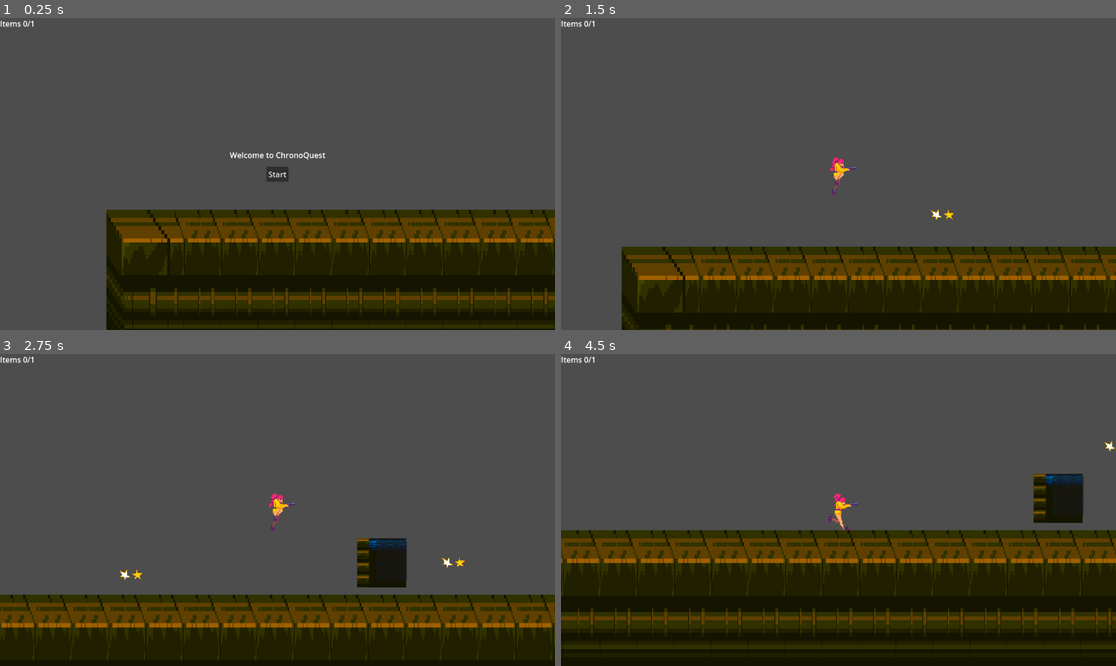
Above: before the commit, frames 1-4 (two rows, left to right).
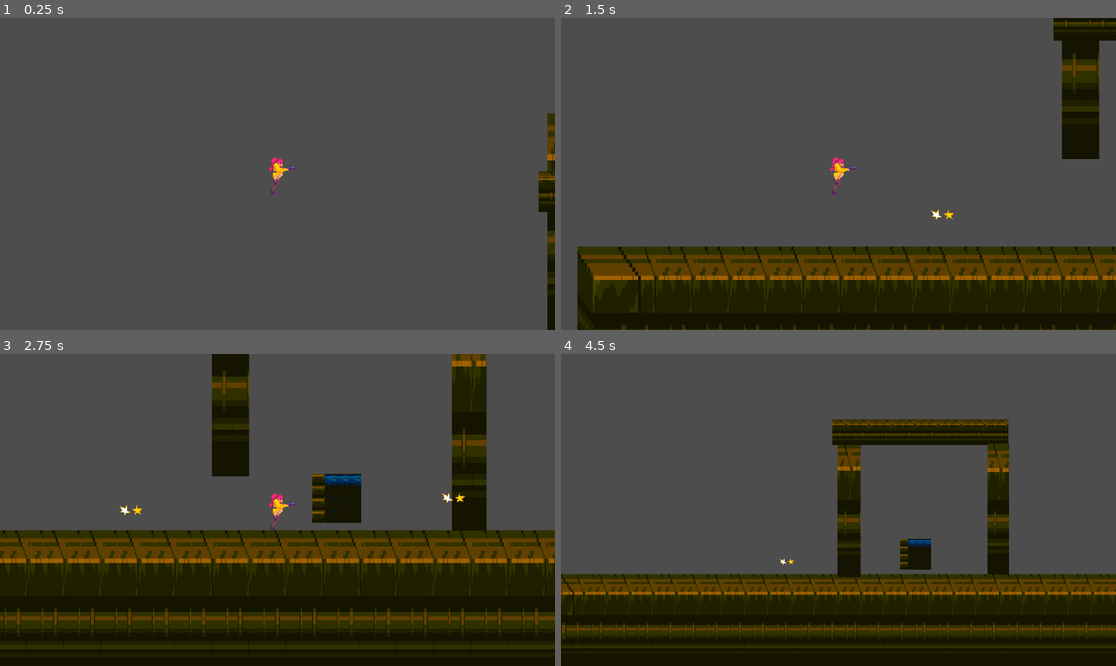
Above: after the commit, the same moments.

Repository: NickYoungren/ChronoQuest
Game: Godot game, scene res://scenes/world.tscn
Same seed, same stepped clock (60 frames per second), same inputs: the game is played once before the commit and once after it.
Inputs (mouse positions are in pixels of both pictures, inside the frame that each line leads up to):
- Up to frame 1 (0.25 s): no input
- Up to frame 2 (1.5 s): click (838, 174) at 0.5 s, where only the run before the commit has a clickable "Start"; tap Enter (ui_accept) at 1.25 s; hold Right (ui_right) from 1.28 s (still down); hold S (shoot) from 1.28 s (still down)
- Up to frame 3 (2.75 s): keep holding Right (ui_right); tap Enter (ui_accept) at 1.52, 2.27 s; release S (shoot) at 2.03 s; tap R (rewind) at 2.1 s; tap S (shoot) at 2.3 s
- Up to frame 4 (4.5 s): release Right (ui_right) at 2.78 s; hold Left (ui_left) 2.78-3.53 s; hold S (shoot) 2.78-3.53 s; hold Right (ui_right) from 3.53 s (still down); tap S (shoot) at 3.6 s; tap Enter (ui_accept) at 3.77 s; hold S (shoot) from 4.28 s (still down); tap R (rewind) at 4.35 s

The runs differ from the first frame. In frame 1, 32% of the frame differs, in the area x 0-100%, y 0-100%; in frame 2, 8.8%; in frame 3, 37%, in the area x 0-100%, y 0-98%; in frame 4, 30%.

Commit message:
added trap room

Diff:
--- a/Player/Player.gd
+++ b/Player/Player.gd
@@ -15,13 +15,7 @@
 @export var orb : PackedScene
 @export var bullet : PackedScene
 
-signal death()
-signal victory()
 
-func start(pos):
-	position = pos
-	show()
-	$CollisionShape2D.disabled = false
 func rewind():
 	if rew == false:
 		b = orb.instantiate()
@@ -35,7 +29,7 @@
 
 func shoot():
 	#add animation?
-	#anim.play("Shoot")
+	anim.play("shoot")
 	bul = bullet.instantiate()
 	bul.setDir(flipped)
 	owner.add_child(bul)
@@ -50,9 +44,8 @@
 	if Input.is_action_just_pressed("rewind"):
 		rewind()
 	if Input.is_action_just_pressed("shoot"):
+		print("shoot")
 		shoot()
-	if Input.is_action_just_pressed('reset_level'):
-		reset_level()
 	# Add the gravity.
 	if not is_on_floor():
 		velocity.y += gravity * delta
@@ -84,16 +77,10 @@
 
 	move_and_slide()
 
-#currently the respawn button is Q
-func handleRespawn():
-	global_position = Vector2(166,379)
 
-func reset_level():
-	handleRespawn()
+func _on_area_2d_body_entered(body: Node2D) -> void:
+	self.queue_free() #deletes the player from existence
 
-func _on_trap_body_entered(body: Node2D) -> void:
-	death.emit()
-	handleRespawn()
 
-func _on_win_body_entered(body: Node2D) -> void:
-	victory.emit()
+func _on_sensor_body_entered(body: Node2D) -> void:
+	print("sensor tripped")
--- a/Player/Player.tscn
+++ b/Player/Player.tscn
@@ -16,6 +16,7 @@
 [ext_resource type="Texture2D" uid="uid://bvcjxkuhvbjcr" path="res://Assets/Sewers pack files/Sewers pack files/Sprites/Player/run/run4.png" id="14_t5s1o"]
 [ext_resource type="Texture2D" uid="uid://cncfls13oasjl" path="res://Assets/Sewers pack files/Sewers pack files/Sprites/Player/run/run5.png" id="15_auiog"]
 [ext_resource type="Texture2D" uid="uid://bsgshdr63p60w" path="res://Assets/Sewers pack files/Sewers pack files/Sprites/Player/run/run6.png" id="16_jl1on"]
+[ext_resource type="Texture2D" uid="uid://dxicwva4ww0wg" path="res://Assets/Sewers pack files/Sewers pack files/Sprites/Player/shoot.png" id="17_gf603"]
 
 [sub_resource type="CapsuleShape2D" id="CapsuleShape2D_va3pr"]
 height = 54.0
@@ -89,6 +90,14 @@
 }],
 "loop": true,
 "name": &"Run",
+"speed": 5.0
+}, {
+"frames": [{
+"duration": 1.0,
+"texture": ExtResource("17_gf603")
+}],
+"loop": true,
+"name": &"shoot",
 "speed": 5.0
 }]
 
--- a/project.godot
+++ b/project.godot
@@ -41,11 +41,6 @@
 "events": [Object(InputEventKey,"resource_local_to_scene":false,"resource_name":"","device":-1,"window_id":0,"alt_pressed":false,"shift_pressed":false,"ctrl_pressed":false,"meta_pressed":false,"pressed":false,"keycode":0,"physical_keycode":83,"key_label":0,"unicode":115,"echo":false,"script":null)
 ]
 }
-reset_level={
-"deadzone": 0.5,
-"events": [Object(InputEventKey,"resource_local_to_scene":false,"resource_name":"","device":-1,"window_id":0,"alt_pressed":false,"shift_pressed":false,"ctrl_pressed":false,"meta_pressed":false,"pressed":false,"keycode":0,"physical_keycode":81,"key_label":0,"unicode":113,"echo":false,"script":null)
-]
-}
 
 [rendering]
 
--- /dev/null
+++ b/scenes/room.gd
@@ -0,0 +1,23 @@
+extends StaticBody2D
+
+
+# Called when the node enters the scene tree for the first time.
+func _ready():
+	pass # Replace with function body.
+
+
+# Called every frame. 'delta' is the elapsed time since the previous frame.
+func _process(delta):
+	pass
+	#var playerpos = get_parent().get_node("Player").position
+	#print(str(playerpos) + "\n")
+
+
+
+
+
+func _on_sensor_body_entered(body):
+	var door = get_node("door")
+	var tween = get_tree().create_tween().set_process_mode(Tween.TWEEN_PROCESS_PHYSICS)
+	tween.set_loops().set_parallel(false)
+	tween.tween_property(door, "position", Vector2(0, 120), 0.5)
--- a/scenes/world.tscn
+++ b/scenes/world.tscn
@@ -1,18 +1,16 @@
-[gd_scene load_steps=24 format=3 uid="uid://bh75dl0kcwri5"]
-
-[ext_resource type="Script" path="res://scenes/world.gd" id="1_32wlg"]
+[gd_scene load_steps=26 format=3 uid="uid://bh75dl0kcwri5"]
+
 [ext_resource type="PackedScene" uid="uid://cknaqrmajfvur" path="res://Player/Player.tscn" id="1_s32k6"]
-[ext_resource type="Script" path="res://scenes/HUD.gd" id="1_tbahe"]
-[ext_resource type="PackedScene" path="res://scenes/orb.tscn" id="2_f5gu4"]
+[ext_resource type="PackedScene" uid="uid://bsq35ejpajq2l" path="res://scenes/orb.tscn" id="2_f5gu4"]
 [ext_resource type="Theme" uid="uid://c724pqlra8477" path="res://themes/middle.tres" id="2_seall"]
 [ext_resource type="Theme" uid="uid://b8cisbgf5884q" path="res://themes/left.tres" id="3_r485o"]
-[ext_resource type="PackedScene" path="res://scenes/bullet.tscn" id="3_y1f5v"]
+[ext_resource type="PackedScene" uid="uid://by4kypdlorkkv" path="res://scenes/bullet.tscn" id="3_y1f5v"]
 [ext_resource type="Theme" uid="uid://c353f3fjccowq" path="res://themes/right.tres" id="4_jsd7v"]
 [ext_resource type="Texture2D" uid="uid://bgpa3t6qb47e2" path="res://Assets/Sewers pack files/Sewers pack files/Sprites/Front-water/front-water1.png" id="6_vp07e"]
 [ext_resource type="Texture2D" uid="uid://b4twv4r22y286" path="res://Assets/Sewers pack files/Sewers pack files/Environment Layers/back.png" id="7_a5x21"]
 [ext_resource type="Texture2D" uid="uid://bv03v6p7tku0w" path="res://Assets/Sewers pack files/Sewers pack files/Environment Layers/front.png" id="8_tebar"]
 [ext_resource type="Texture2D" uid="uid://cyxgpvphrrkry" path="res://Assets/Sewers pack files/Sewers pack files/Environment Layers/tileset.png" id="9_4vx2v"]
-[ext_resource type="Script" path="res://scenes/SpawnLocation.gd" id="11_5md1d"]
+[ext_resource type="Script" path="res://scenes/room.gd" id="11_l4hjk"]
 
 [sub_resource type="RectangleShape2D" id="RectangleShape2D_qg165"]
 size = Vector2(1153.5, 186)
@@ -22,6 +20,12 @@
 
 [sub_resource type="RectangleShape2D" id="RectangleShape2D_lrgbk"]
 size = Vector2(68.75, 469)
+
+[sub_resource type="RectangleShape2D" id="RectangleShape2D_wpntf"]
+size = Vector2(39, 52)
+
+[sub_resource type="RectangleShape2D" id="RectangleShape2D_kvffn"]
+size = Vector2(20, 58)
 
 [sub_resource type="TileSetAtlasSource" id="TileSetAtlasSource_1heff"]
 texture = ExtResource("6_vp07e")
@@ -469,71 +473,30 @@
 sources/2 = SubResource("TileSetAtlasSource_yq1k6")
 sources/3 = SubResource("TileSetAtlasSource_y2yid")
 
-[sub_resource type="RectangleShape2D" id="RectangleShape2D_wpntf"]
-size = Vector2(52.55, 77)
-
-[sub_resource type="RectangleShape2D" id="RectangleShape2D_kvffn"]
-size = Vector2(20, 58)
-
-[node name="Level1" type="Node2D"]
-script = ExtResource("1_32wlg")
-
-[node name="HUD" type="CanvasLayer" parent="."]
-script = ExtResource("1_tbahe")
-
-[node name="numItems" type="Label" parent="HUD"]
-offset_right = 86.0
-offset_bottom = 23.0
-size_flags_horizontal = 0
-size_flags_vertical = 0
-text = "Items 0/1
-"
-
-[node name="startButton" type="Button" parent="HUD"]
-anchors_preset = 8
-anchor_left = 0.5
-anchor_top = 0.5
-anchor_right = 0.5
-anchor_bottom = 0.5
-offset_left = -4.0
-offset_top = -4.0
-offset_right = 4.0
-offset_bottom = 4.0
-grow_horizontal = 2
-grow_vertical = 2
-text = "Start
-"
-
-[node name="message" type="Label" parent="HUD"]
-anchors_preset = 8
-anchor_left = 0.5
-anchor_top = 0.5
-anchor_right = 0.5
-anchor_bottom = 0.5
-offset_left = -99.5
-offset_top = -50.685
-offset_right = 99.5
-offset_bottom = -27.685
-grow_horizontal = 2
-grow_vertical = 2
-size_flags_horizontal = 3
-size_flags_vertical = 6
-text = "Welcome to ChronoQuest
-"
-horizontal_alignment = 1
-autowrap_mode = 2
-
-[node name="messageTimer" type="Timer" parent="HUD"]
-one_shot = true
+[sub_resource type="RectangleShape2D" id="RectangleShape2D_ea8lu"]
+size = Vector2(44.75, 274.5)
+
+[sub_resource type="RectangleShape2D" id="RectangleShape2D_wsy6o"]
+size = Vector2(365, 49)
+
+[sub_resource type="RectangleShape2D" id="RectangleShape2D_vjrox"]
+size = Vector2(44, 269.75)
+
+[sub_resource type="RectangleShape2D" id="RectangleShape2D_c00f4"]
+size = Vector2(24.5, 105.5)
+
+[node name="World" type="Node2D"]
 
 [node name="Player" parent="." instance=ExtResource("1_s32k6")]
+position = Vector2(224, 107)
+
+[node name="orb" parent="Player" instance=ExtResource("2_f5gu4")]
 visible = false
-position = Vector2(167, 378)
-
-[node name="orb" parent="Player" instance=ExtResource("2_f5gu4")]
-position = Vector2(270, -229)
+position = Vector2(314, -66)
 
 [node name="bullet" parent="Player" instance=ExtResource("3_y1f5v")]
+visible = false
+position = Vector2(40, -18)
 
 [node name="StaticBody2D" type="StaticBody2D" parent="."]
 
@@ -570,38 +533,73 @@
 offset_bottom = 197.0
 theme = ExtResource("4_jsd7v")
 
+[node name="StaticBody2D2" type="StaticBody2D" parent="."]
+
+[node name="CollisionShape2D" type="CollisionShape2D" parent="StaticBody2D2"]
+position = Vector2(742.5, 417)
+shape = SubResource("RectangleShape2D_wpntf")
+
+[node name="Panel" type="Panel" parent="StaticBody2D2/CollisionShape2D"]
+offset_left = -20.0
+offset_top = -26.0
+offset_right = 20.0
+offset_bottom = 27.0
+
+[node name="Area2D" type="Area2D" parent="StaticBody2D2"]
+
+[node name="CollisionShape2D" type="CollisionShape2D" parent="StaticBody2D2/Area2D"]
+position = Vector2(711, 415)
+shape = SubResource("RectangleShape2D_kvffn")
+
 [node name="TileMap" type="TileMap" parent="."]
 tile_set = SubResource("TileSet_508vb")
 format = 2
 layer_0/tile_data = PackedInt32Array(1638445, 65539, 2, 1703981, 65539, 2, 1769517, 65539, 2, 1769518, 65539, 2, 170398 …(228 unchanged characters)…
 
-[node name="SpawnLocation" type="Marker2D" parent="."]
-position = Vector2(166, 379)
-script = ExtResource("11_5md1d")
-
-[node name="win" type="Area2D" parent="."]
-position = Vector2(4.89, 0)
-
-[node name="target" type="CollisionShape2D" parent="win"]
-position = Vector2(744.11, 412)
-shape = SubResource("RectangleShape2D_wpntf")
-
-[node name="Panel" type="Panel" parent="win/target"]
-offset_left = -20.0
+[node name="room" type="StaticBody2D" parent="."]
+position = Vector2(721, 263)
+script = ExtResource("11_l4hjk")
+
+[node name="door" type="AnimatableBody2D" parent="room"]
+
+[node name="CollisionShape2D" type="CollisionShape2D" parent="room/door"]
+position = Vector2(-125.375, -60.75)
+shape = SubResource("RectangleShape2D_ea8lu")
+
+[node name="Panel" type="Panel" parent="room/door"]
+offset_left = -147.0
+offset_top = -202.0
+offset_right = -99.0
+offset_bottom = 80.0
+theme = ExtResource("2_seall")
+
+[node name="CollisionShape2D" type="CollisionShape2D" parent="room"]
+position = Vector2(26, -101)
+shape = SubResource("RectangleShape2D_wsy6o")
+
+[node name="Panel" type="Panel" parent="room/CollisionShape2D"]
+offset_left = -184.0
 offset_top = -26.0
-offset_right = 20.0
+offset_right = 182.0
 offset_bottom = 27.0
-
-[node name="trap" type="Area2D" parent="."]
-
-[node name="CollisionShape2D" type="CollisionShape2D" parent="trap"]
-position = Vector2(711, 414)
-shape = SubResource("RectangleShape2D_kvffn")
-
-[connection signal="start_game" from="HUD" to="." method="_on_hud_start_game"]
-[connection signal="pressed" from="HUD/startButton" to="HUD" method="_on_start_button_pressed"]
-[connection signal="death" from="Player" to="." method="_on_player_death"]
-[connection signal="victory" from="Player" to="." method="_on_player_victory"]
-[connection signal="body_entered" from="win" to="Player" method="_on_win_body_entered"]
-[connection signal="body_entered" from="trap" to="Player" method="_on_trap_body_entered"]
-[connection signal="body_entered" from="trap" to="SpawnLocation" method="_on_area_2d_body_entered"]
+theme = ExtResource("2_seall")
+
+[node name="CollisionShape2D2" type="CollisionShape2D" parent="room"]
+position = Vector2(188, 58.875)
+shape = SubResource("RectangleShape2D_vjrox")
+
+[node name="Panel" type="Panel" parent="room/CollisionShape2D2"]
+offset_left = -24.0
+offset_top = -136.0
+offset_right = 21.0
+offset_bottom = 136.0
+theme = ExtResource("2_seall")
+
+[node name="sensor" type="Area2D" parent="room"]
+
+[node name="CollisionShape2D" type="CollisionShape2D" parent="room/sensor"]
+position = Vector2(-114, 137)
+shape = SubResource("RectangleShape2D_c00f4")
+
+[connection signal="body_entered" from="StaticBody2D2/Area2D" to="Player" method="_on_area_2d_body_entered"]
+[connection signal="body_entered" from="room/sensor" to="room" method="_on_sensor_body_entered"]
Not shown: 1 places in Player/Player.tscn that only renumber resources
